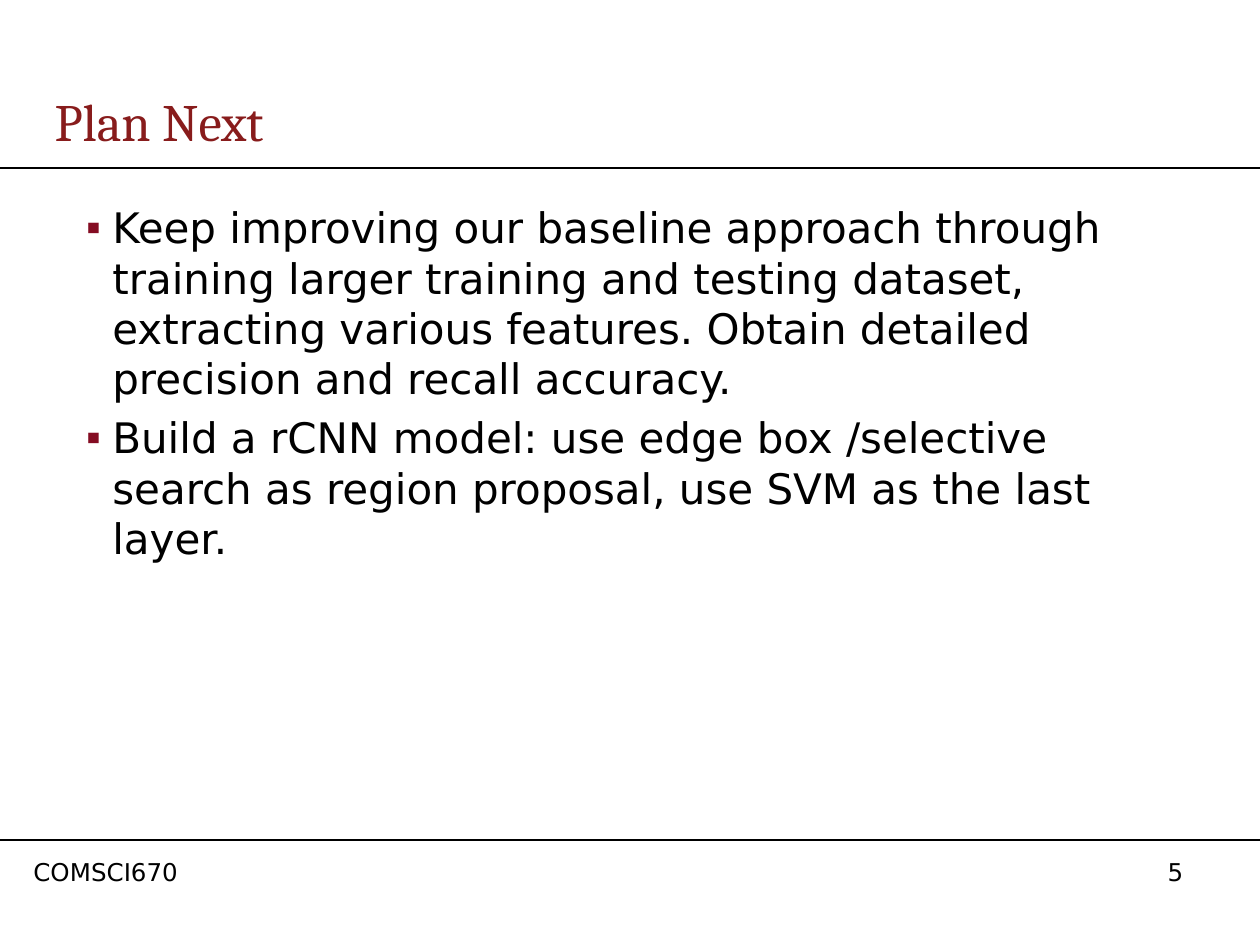
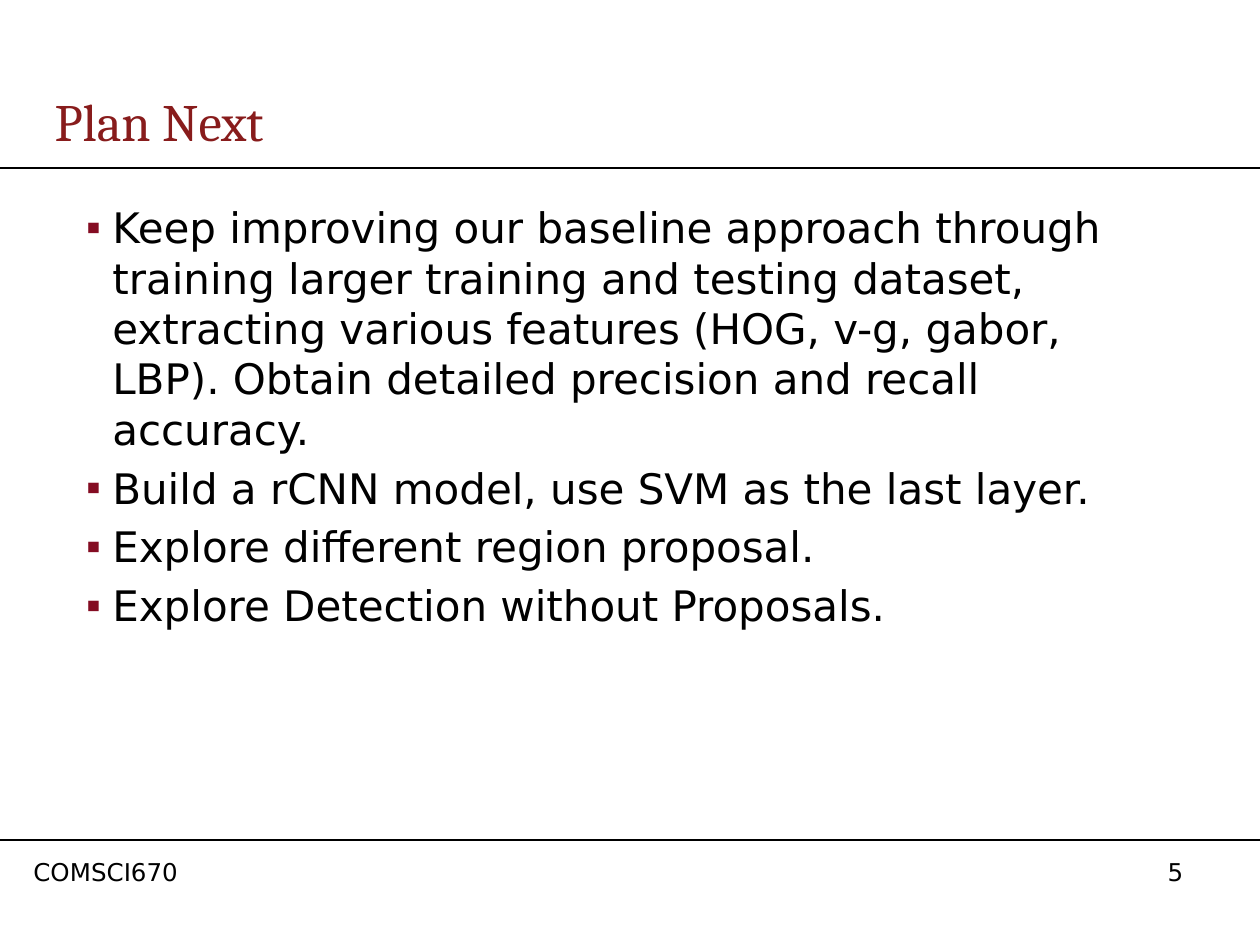
Before and after one commit to whsong/faceDetection, a slide deck: slide 5 of documents/faceDetection_PPT1 .pptx. Drawn at 1260x945 pixels with LibreOffice and Linux fonts; fonts in the diff are those of the drawing; background and template pictures are left out. Boxes give left, top, right and bottom in pixels: in the first picture for what was removed or moved away, otherwise in the second. Text is boxed around its words. In the diff, an @@ line names an element or a change of style, - is before the commit and + after.

```diff
--- a/documents/faceDetection_PPT1 .pptx
+++ b/documents/faceDetection_PPT1 .pptx
@@ text at (112,211,1100,630): text changed @@
-▪ Keep improving our baseline approach through training larger training and testing dataset, extracting various features. Obtain detailed precision and recall accuracy.
-▪ Build a rCNN model: use edge box /selective search as region proposal, use SVM as the last layer.
+▪ Keep improving our baseline approach through training larger training and testing dataset, extracting various features (HOG, v-g, gabor, LBP). Obtain detailed precision and recall accuracy.
+▪ Build a rCNN model, use SVM as the last layer.
+▪ Explore different region proposal.
+▪ Explore Detection without Proposals.
```
Also in this commit, not shown: 1 other file.
